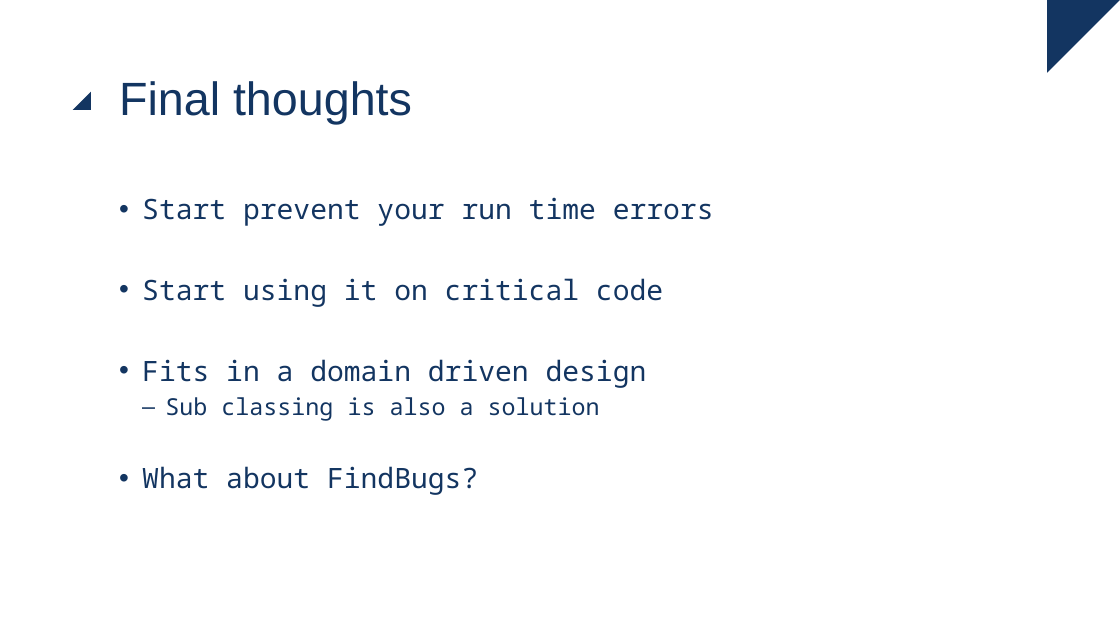
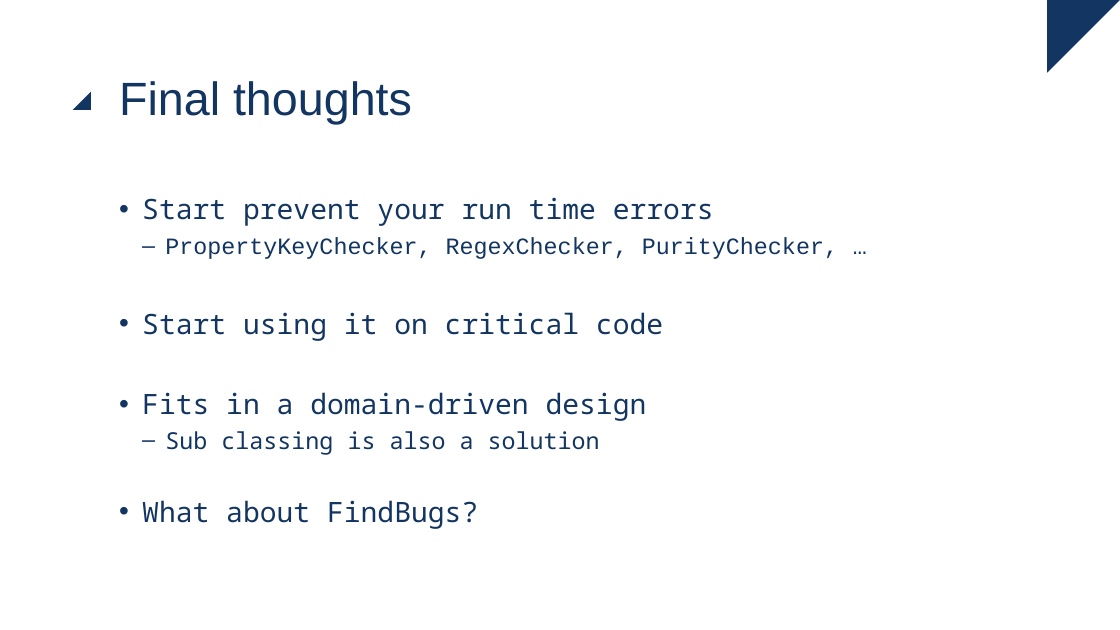
Before and after one commit to ingmars1709/checker, a slide deck: slide 28 of Checker Framework.pptx. Drawn at 1120x630 pixels with LibreOffice and Linux fonts; fonts in the diff are those of the drawing. Boxes give left, top, right and bottom in pixels: in the first picture for what was removed or moved away, otherwise in the second. Text is boxed around its words. In the diff, an @@ line names an element or a change of style, - is before the commit and + after.

```diff
--- a/Checker Framework.pptx
+++ b/Checker Framework.pptx
@@ text at (165,237,838,259): paragraph added @@
+  – PropertyKeyChecker, RegexChecker, PurityChecker, …
@@ text at (142,392,647,421): text changed @@
-• Fits in a domain driven design
+• Fits in a domain-driven design
```
Also in this commit, not shown: 2 other slides changed.
